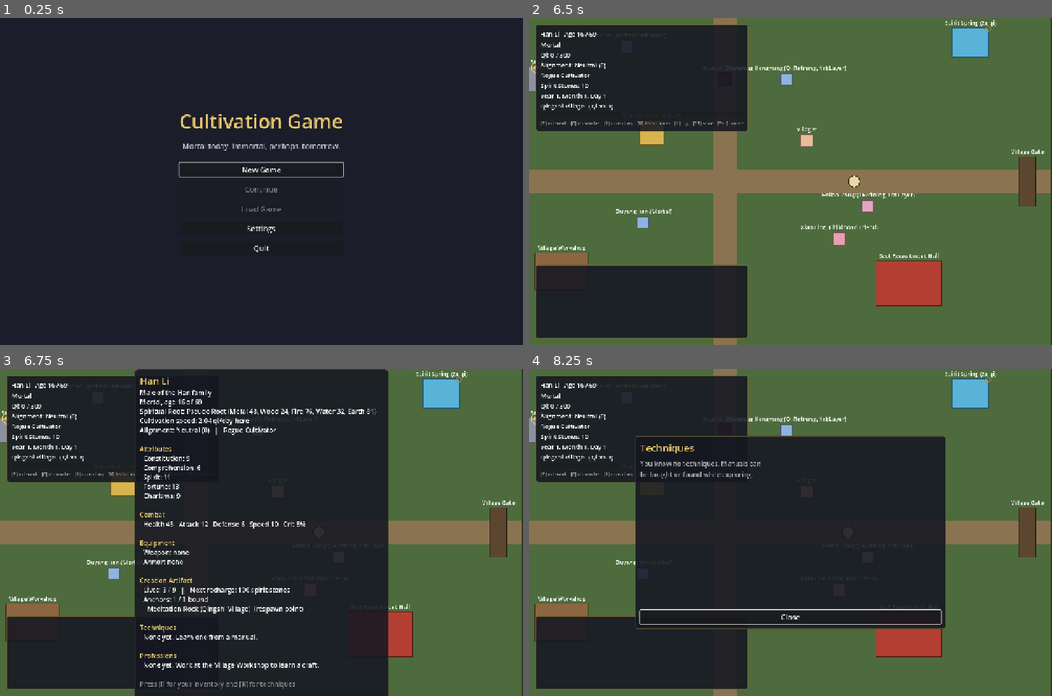
Above: before the commit, frames 1-4 (two rows, left to right).
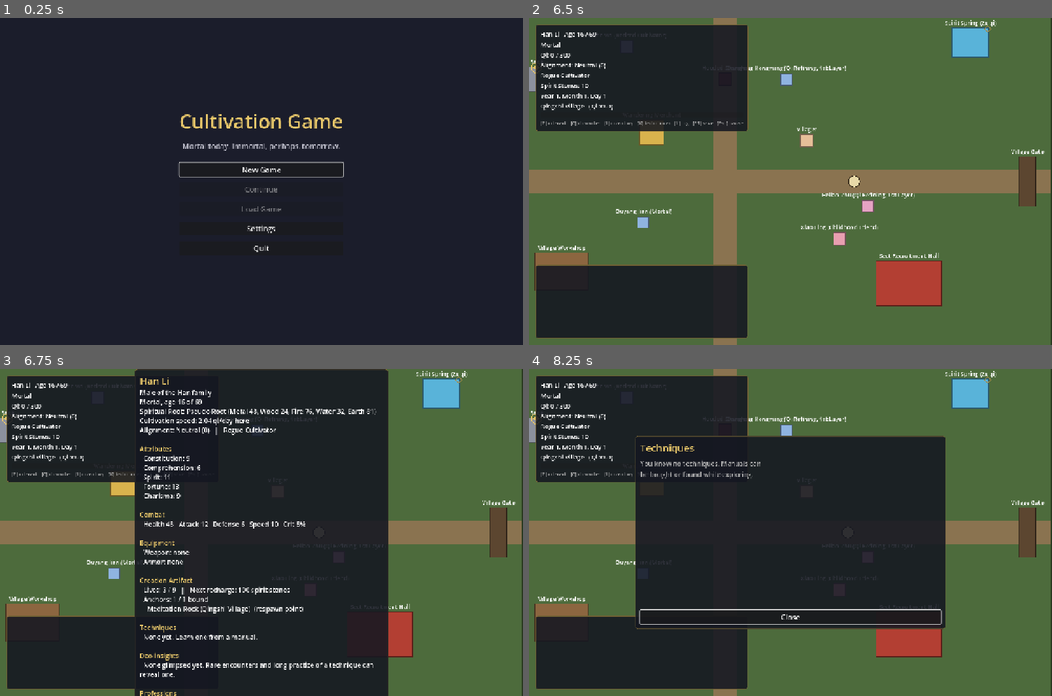
Above: after the commit, the same moments.

Repository: samridghimire/cultivation-game
Game: Godot game, scene res://src/ui/main_menu.tscn
Same seed, same stepped clock (60 frames per second), same inputs: the game is played once before the commit and once after it.
Inputs (mouse positions are in pixels of both pictures, inside the frame that each line leads up to):
- Up to frame 1 (0.25 s): no input
- Up to frame 2 (6.5 s): click "New Game" at 0.5 s; click "Reroll Fate" at 1.25 s; click "Reroll Fate" at 2 s; click "Begin" at 2.75 s; tap Enter at 3.5 s; move the mouse to (905, 165) at 3.52 s; hold D (move_right) 3.53-4.25 s; hold E (interact) 3.53-4.25 s; click (905, 165) at 3.67 s; drag from (685, 197) to (539, 80) at 4.27 s; move the mouse to (842, 109) at 5.02 s; hold D (move_right) 5.03-5.75 s; hold E (interact) 5.03-5.75 s; tap Page Down (scroll_down) at 5.1 s; drag from (764, 246) to (910, 282) at 5.77 s
- Up to frame 3 (6.75 s): tap Space at 6.5 s; move the mouse to (418, 581) at 6.52 s; hold A (move_left) from 6.53 s (still down); hold E (interact) from 6.53 s (still down); tap C (toggle_character_sheet) at 6.6 s
- Up to frame 4 (8.25 s): release A (move_left) at 7.25 s; release E (interact) at 7.25 s; drag from (633, 483) to (560, 624) at 7.27 s; move the mouse to (816, 532) at 8.02 s; hold S (move_down) from 8.03 s (still down); hold E (interact) from 8.03 s (still down); tap K (toggle_techniques) at 8.1 s; click (816, 532) at 8.17 s

Frames 1-2 are identical in both runs. In frame 3, 0.9% of the frame differs, in the area x 26-72%, y 86-100%; in frame 4, nothing differs.

Commit message:
[DAO-001b] Surface Dao insights on the sheet and at meditation spots
- Character sheet "Dao insights" section: level, arts bonus, progress toward
  the next level (Dao.progress_text) and the total breakthrough bonus, with a
  hint when none is known yet.
- Meditation spots offer "Contemplate the <insight> (1 month)" per glimpsed
  insight (GameState.contemplate_dao), disabled with Dao.check_contemplate's
  reason once fully comprehended.
- Dao.known_ids / Dao.progress_text helpers with tests.

Co-Authored-By: Claude <noreply@anthropic.com>
Claude-Session: https://claude.ai/code/session_01MzduofrkYUCuU54GVp9dpV

Diff:
--- a/src/core/systems/dao.gd
+++ b/src/core/systems/dao.gd
@@ -145,6 +145,23 @@
 	return lines
 
 
+## Insight ids the character has glimpsed (level >= 1), in data order.
+static func known_ids(c: CharacterData, data: GameData) -> Array[String]:
+	var ids: Array[String] = []
+	for insight_id in data.dao_insights:
+		if level(c, insight_id) > 0:
+			ids.append(String(insight_id))
+	return ids
+
+
+## e.g. "34/120 toward level 3", or "fully comprehended" at max level.
+static func progress_text(c: CharacterData, data: GameData, insight_id: String) -> String:
+	var needed := progress_needed(c, data, insight_id)
+	if needed <= 0.0:
+		return "fully comprehended"
+	return "%d/%d toward level %d" % [int(progress(c, insight_id)), int(needed), level(c, insight_id) + 1]
+
+
 ## Load errors for data/dao.json.
 static func validate(data: GameData) -> PackedStringArray:
 	var errors: PackedStringArray = []
--- a/src/ui/character_sheet.gd
+++ b/src/ui/character_sheet.gd
@@ -127,6 +127,15 @@
 	for tech_id in TechniquesScreen.listed_ids(p, data):
 		if Techniques.knows(p, tech_id):
 			t += "  %s (level %d)\n" % [data.techniques[tech_id].name, Techniques.level(p, tech_id)]
+	t += "\n[color=#%s]Dao insights[/color]\n" % accent
+	var insights := Dao.known_ids(p, data)
+	if insights.is_empty():
+		t += "  None glimpsed yet. Rare encounters and long practice of a technique can reveal one.\n"
+	for insight_id in insights:
+		var insight := Dao.def_of(data, insight_id)
+		t += "  %s %d/%d (+%d%% to its arts), %s\n" % [insight["name"], Dao.level(p, insight_id), Dao.max_level(data), roundi(float(insight.get("technique_bonus", 0.0)) * Dao.level(p, insight_id) * 100), Dao.progress_text(p, data, insight_id)]
+	if not insights.is_empty():
+		t += "  Breakthrough chance +%d%%. Contemplate an insight at a meditation spot.\n" % roundi(Dao.breakthrough_bonus(p, data) * 100)
 	t += "\n[color=#%s]Professions[/color]\n" % accent
 	if p.professions.is_empty():
 		t += "  None yet. Work at the Village Workshop to learn a craft.\n"
--- a/src/world/interactables/meditation_spot.gd
+++ b/src/world/interactables/meditation_spot.gd
@@ -1,7 +1,7 @@
 extends Interactable
 ## A place to cultivate. Denser spiritual energy = faster qi gathering.
 ## Spouses living in this region can join for dual cultivation (FAM-002b)
-## or try for a child (FAM-003c).
+## or try for a child (FAM-003c). Glimpsed Dao insights can be contemplated here (DAO-001b).
 
 @export var qi_density := 1.0
 
@@ -20,6 +20,21 @@
 			continue
 		var tech_name: String = GameState.data.techniques[tech_id].name
 		options.append({"label": "Practice %s (1 month)" % tech_name, "action": GameState.practice_technique.bind(tech_id, Calendar.DAYS_PER_MONTH), "keep_open": true})
+	options.append_array(_contemplation_options())
+	return options
+
+
+## "Contemplate the <insight> (1 month)" for each glimpsed Dao insight (DAO-001b).
+func _contemplation_options() -> Array[Dictionary]:
+	var options: Array[Dictionary] = []
+	var p := GameState.player
+	var data := GameState.data
+	for insight_id in Dao.known_ids(p, data):
+		var label := "Contemplate the %s (1 month) [%s]" % [Dao.def_of(data, insight_id)["name"], Dao.progress_text(p, data, insight_id)]
+		var reason := Dao.check_contemplate(p, data, insight_id)
+		if reason != "":
+			label += " (%s)" % reason
+		options.append({"label": label, "action": GameState.contemplate_dao.bind(insight_id, Calendar.DAYS_PER_MONTH), "disabled": reason != "", "keep_open": true})
 	return options
 
 
--- /dev/null
+++ b/tests/unit/test_dao_ui.gd
@@ -0,0 +1,66 @@
+extends TestCase
+## DAO-001b: Dao insights on the character sheet and contemplation at meditation spots.
+
+
+func _gs() -> Node:
+	return (Engine.get_main_loop() as SceneTree).root.get_node("GameState")
+
+
+func _first_insight(gs: Node) -> String:
+	return String(gs.data.dao_insights.keys()[0])
+
+
+func test_known_ids_and_progress_text() -> void:
+	var d := data()
+	var c := new_character()
+	assert_eq(Dao.known_ids(c, d).size(), 0)
+	var insight_id := String(d.dao_insights.keys()[0])
+	Dao.gain_levels(c, d, insight_id, 1)
+	assert_eq(Dao.known_ids(c, d), [insight_id] as Array[String])
+	assert_eq(Dao.progress_text(c, d, insight_id), "0/%d toward level 2" % int(Dao.progress_needed(c, d, insight_id)))
+	Dao.gain_levels(c, d, insight_id, Dao.max_level(d))
+	assert_eq(Dao.progress_text(c, d, insight_id), "fully comprehended")
+
+
+func test_sheet_lists_insights_with_progress() -> void:
+	var gs := _gs()
+	var c := new_character()
+	gs.start_session(c)
+	var sheet := CharacterSheet.new()
+	(Engine.get_main_loop() as SceneTree).root.add_child(sheet)
+	sheet.open()
+	assert_true(sheet._text.get_parsed_text().contains("None glimpsed yet"))
+	var insight_id := _first_insight(gs)
+	Dao.gain_levels(c, gs.data, insight_id, 1)
+	sheet.open()
+	var text: String = sheet._text.get_parsed_text()
+	var name: String = Dao.def_of(gs.data, insight_id)["name"]
+	assert_true(text.contains("%s 1/%d" % [name, Dao.max_level(gs.data)]), text)
+	assert_true(text.contains("toward level 2"), text)
+	sheet.free()
+	gs.end_session()
+
+
+func test_meditation_spot_offers_contemplation() -> void:
+	var gs := _gs()
+	var c := new_character()
+	gs.start_session(c)
+	var spot: Node = load("res://src/world/interactables/meditation_spot.gd").new()
+	var contemplate := func() -> Array:
+		return spot.get_options().filter(func(o: Dictionary) -> bool: return String(o["label"]).begins_with("Contemplate"))
+	assert_eq(contemplate.call().size(), 0, "nothing to contemplate before glimpsing a Dao")
+	var insight_id := _first_insight(gs)
+	Dao.gain_levels(c, gs.data, insight_id, 1)
+	var entries: Array = contemplate.call()
+	assert_eq(entries.size(), 1)
+	assert_false(entries[0].get("disabled", false))
+	var day_before: int = gs.get_node("/root/GameClock").total_days
+	entries[0]["action"].call()
+	assert_eq(gs.get_node("/root/GameClock").total_days, day_before + Calendar.DAYS_PER_MONTH)
+	assert_gt(Dao.progress(c, insight_id) + float(Dao.level(c, insight_id) - 1), 0.0)
+	Dao.gain_levels(c, gs.data, insight_id, Dao.max_level(gs.data))
+	entries = contemplate.call()
+	assert_true(entries[0]["disabled"], "a fully comprehended Dao is disabled")
+	assert_true(String(entries[0]["label"]).contains("fully comprehended"))
+	spot.free()
+	gs.end_session()
Not shown, added: tests/unit/test_dao_ui.gd.uid
Not shown, changed: docs/BACKLOG.md
Not shown, changed: docs/CHANGELOG.md
Not shown, changed: docs/DESIGN.md
